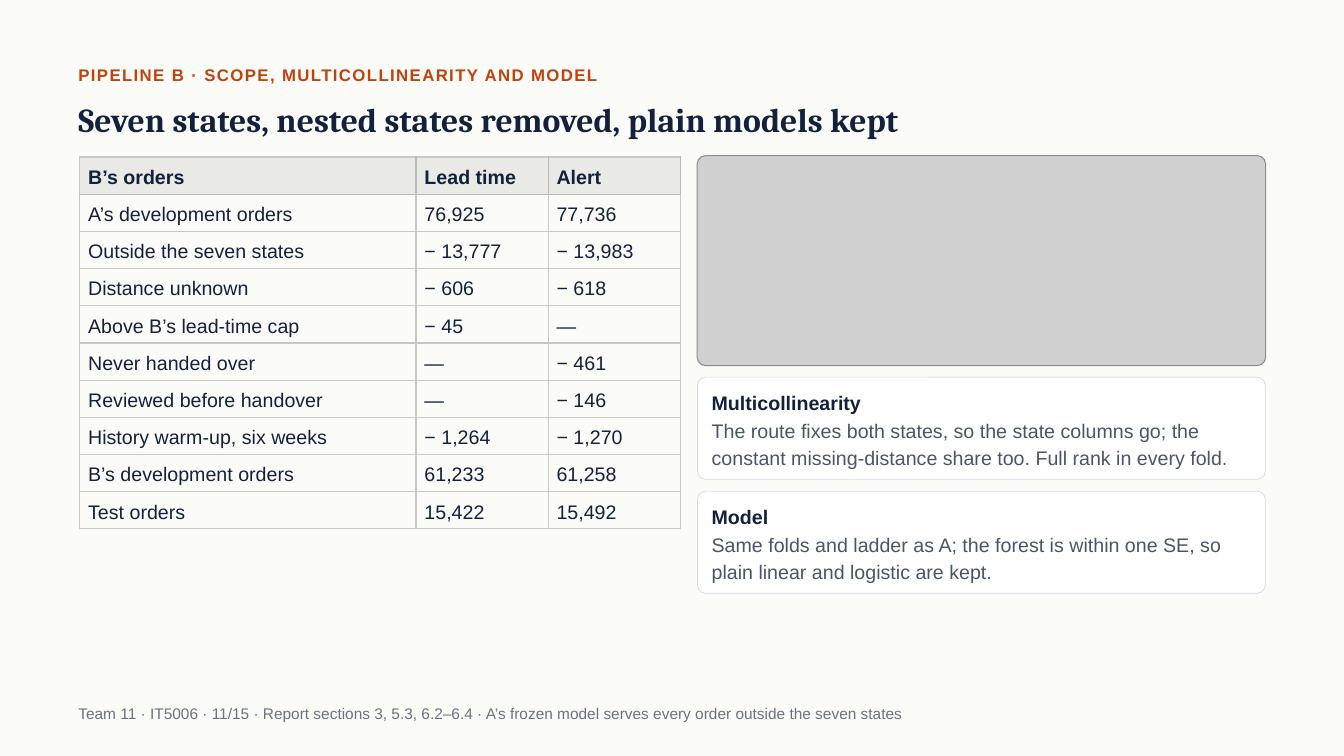
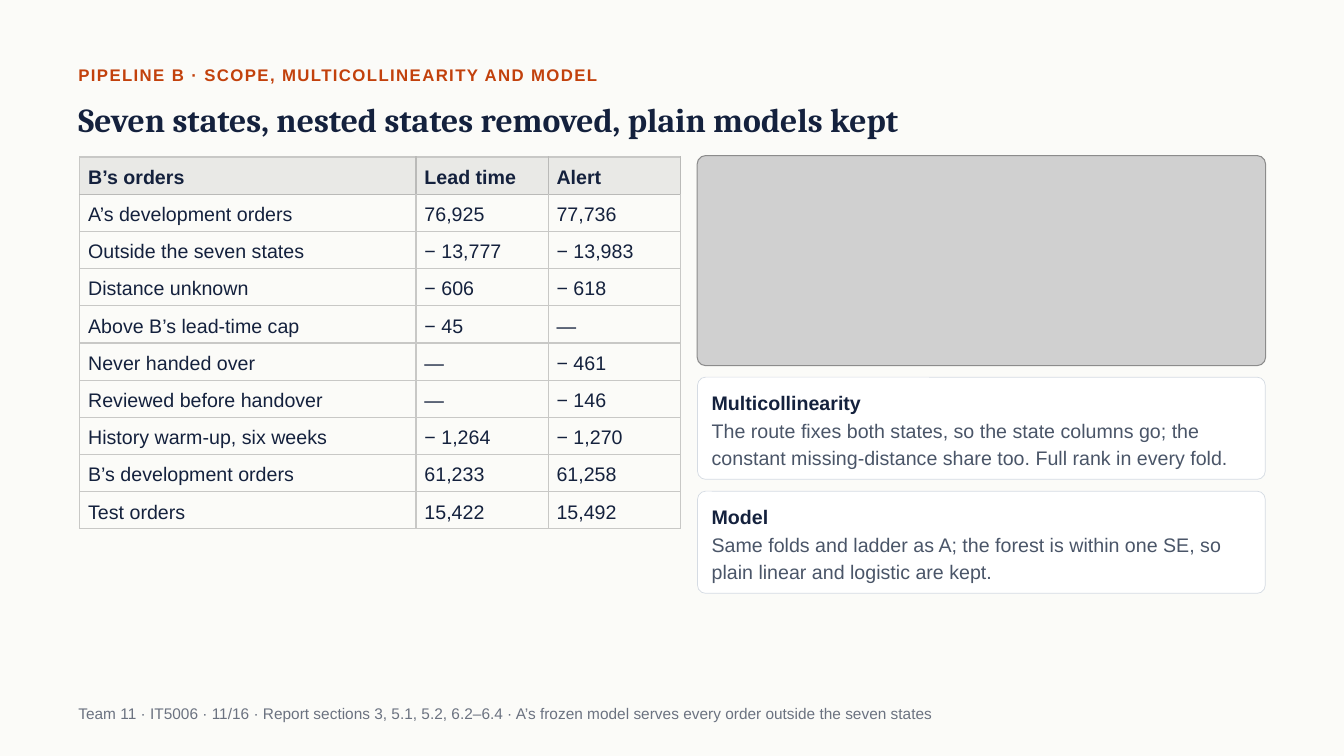
Before and after one commit to wuqianzong/Team11_IT5006_Ecommerce_Analytics_AY2627Sem1, a slide deck: slide 11 of experiments/experiment_5/pipeline_b/deliverables/exports/2026-11-02/Team11_final_deck_v2.1.pptx. Drawn at 1344x756 pixels with LibreOffice and Linux fonts; fonts in the diff are those of the drawing; grey boxes stand for pictures. Boxes give left, top, right and bottom in pixels: in the first picture for what was removed or moved away, otherwise in the second. Text is boxed around its words. In the diff, an @@ line names an element or a change of style, - is before the commit and + after.

```diff
--- a/experiments/experiment_5/pipeline_b/deliverables/exports/2026-11-02/Team11_final_deck_v2.1.pptx
+++ b/experiments/experiment_5/pipeline_b/deliverables/exports/2026-11-02/Team11_final_deck_v2.1.pptx
@@ text at (x1=78, y1=708, x2=932, y2=722): text changed @@
-Team 11 · IT5006 · 11/15 · Report sections 3, 5.3, 6.2–6.4 · A’s frozen model serves every order outside the seven states
+Team 11 · IT5006 · 11/16 · Report sections 3, 5.1, 5.2, 6.2–6.4 · A’s frozen model serves every order outside the seven states
```
Also in this commit, not shown: 13 other slides changed, 1 slide added, 58 other files.
